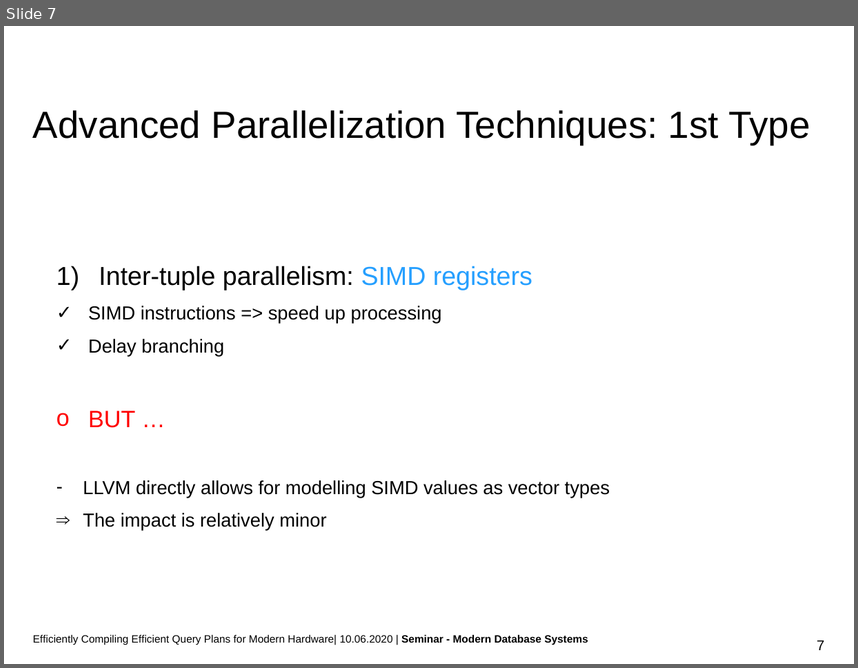
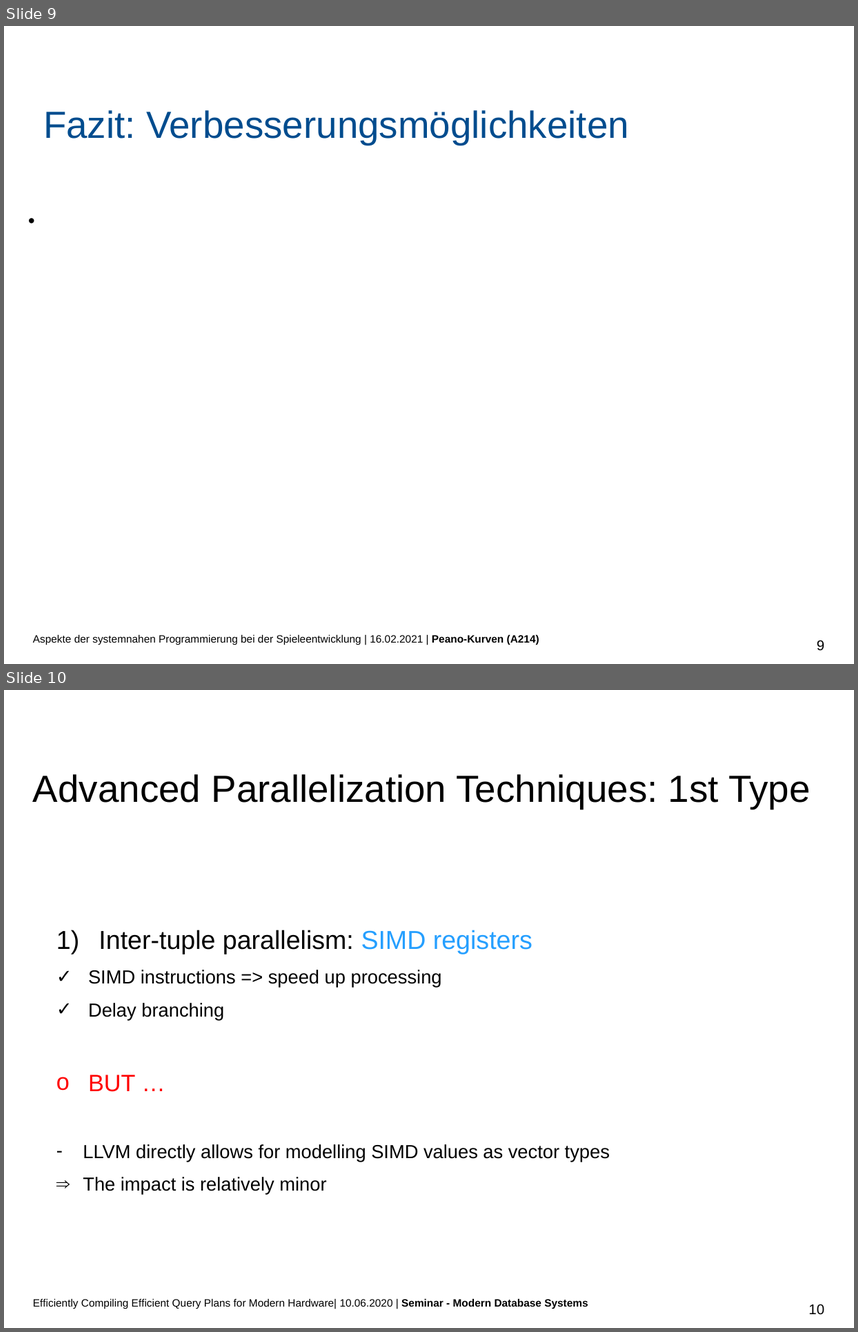
Before and after one commit to PaddlePad/ASP-Peano, a slide deck: Ausarbeitung/präzi.pptx. Shown one above the other, each under a label of ours: slide 7 before the commit, slides 9 and 10 after it. The pictures are 858x668 and 858x1332 pixels, drawn with LibreOffice and Linux fonts; fonts in the diff are those of the drawing; background and template pictures are left out. Boxes give left, top, right and bottom in pixels: in the first picture for what was removed or moved away, otherwise in the second. Text is boxed around its words. In the diff, an @@ line names an element or a change of style, - is before the commit and + after.

```diff
--- a/Ausarbeitung/präzi.pptx
+++ b/Ausarbeitung/präzi.pptx
@@ slide 9 added at (4, 26, 854, 664), background #FFFFFF @@
@@ title added at (43, 110, 629, 145), 32 pt, text #004C8E @@
+Fazit: Verbesserungsmöglichkeiten
@@ text added at (27, 205, 819, 626), 16 pt, text #000000 @@
+•
@@ text added at (33, 634, 539, 644), 9 pt, text #000000 @@
+Aspekte der systemnahen Programmierung bei der Spieleentwicklung | 16.02.2021 | Peano-Kurven (A214)
@@ page number added at (817, 639, 824, 650), 12 pt, text #000000 @@
+9
@@ what was slide 7 is now slide 10 @@
@@ page number at (809, 1303, 824, 1314): text changed @@
-7
+10
```
Also in this commit, not shown: 5 slides changed, 2 other slides added.
